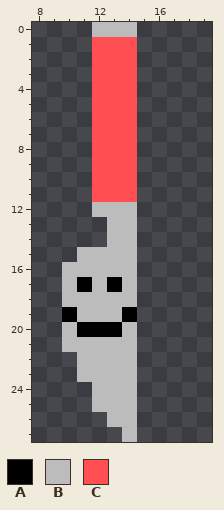
Pixel-art sprite: Cheesed Burger Chase/Assets/Sprites/obstacle_knife.png. The first picture shows the starting point.
The file is 28x28 pixels. Shown: x 8..19, y 0..27.
Palette (. is transparent): A #000000  B #bcbcbc  C #ff4f53
And afterwards:
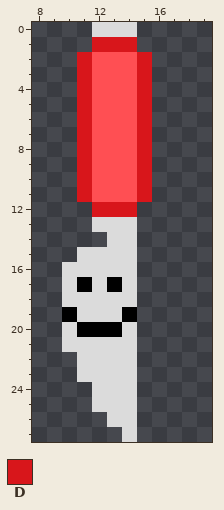
Colours new in this view: D #d8161b
What changed:
colour B: #bcbcbc -> #dbdbdb
y 1: x 12..14 CCC -> DDD
y 2..11: x 11 . -> D; x 15 . -> D
y 12: x 12..14 BBB -> DDD
y 13: x 12 . -> B
Boxes around the changes in both pictures, in picture pixels (x1, y1, x2, y2):
changed: (62, 22, 152, 442)
